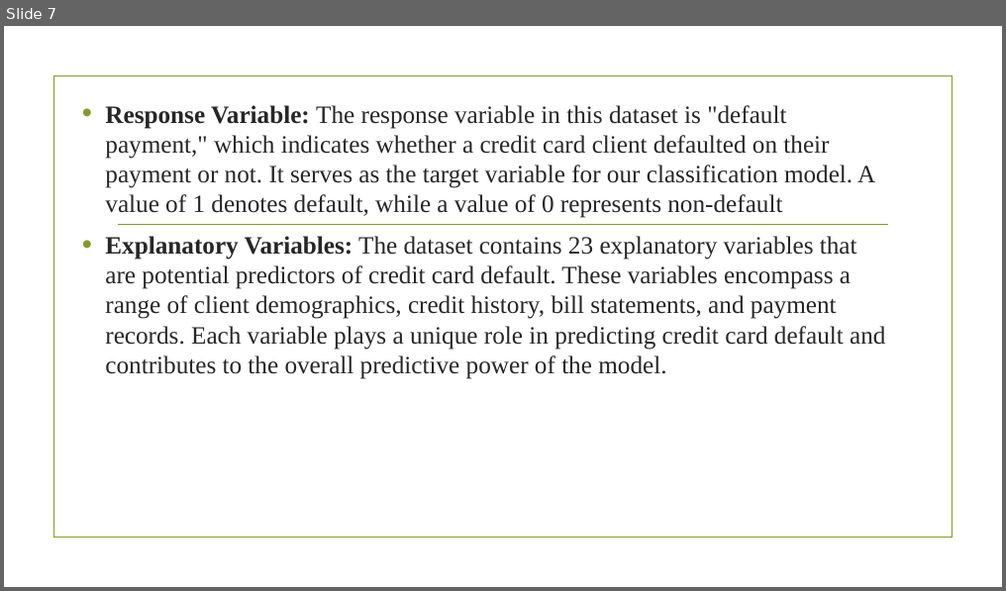
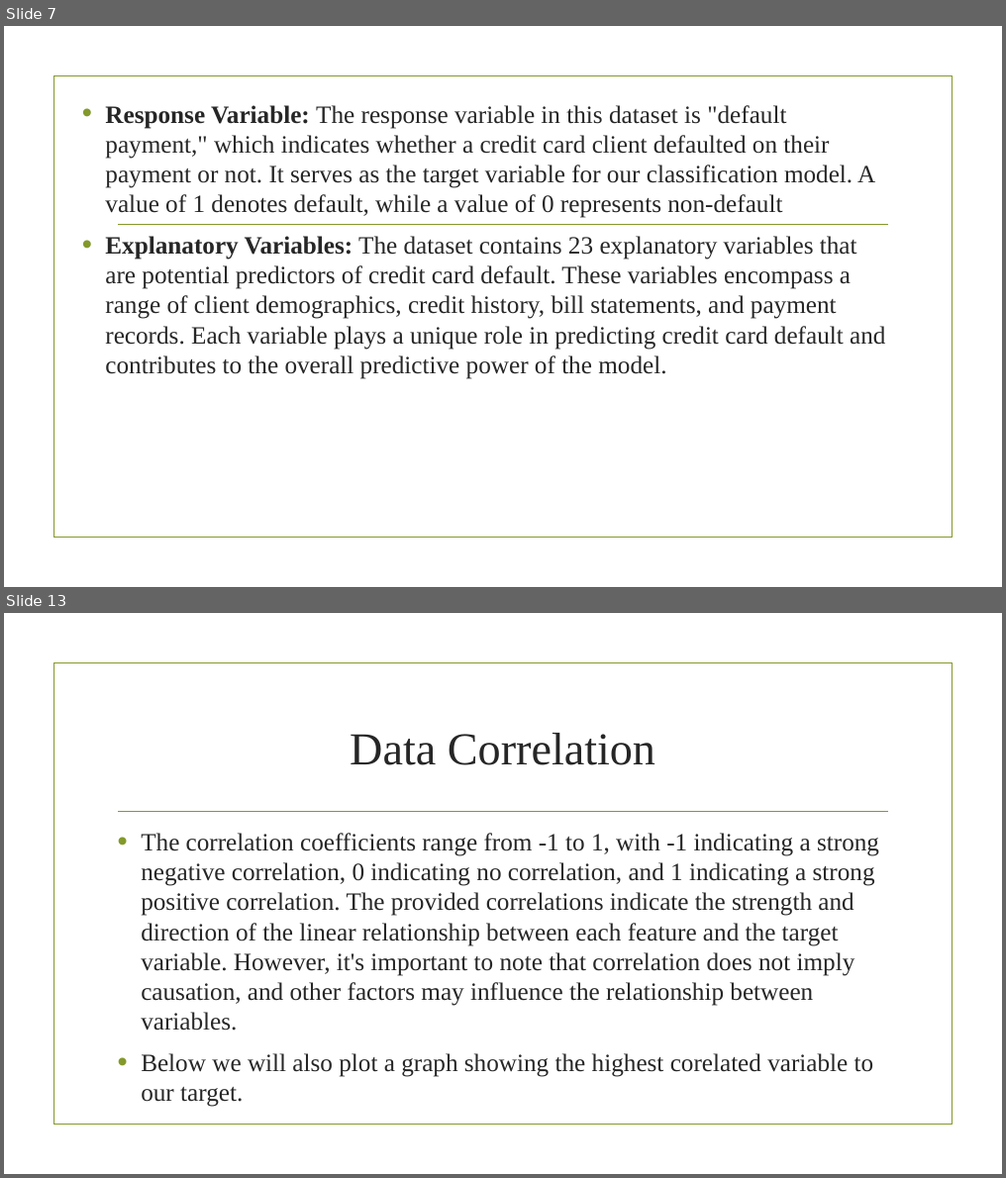
Before and after one commit to Imacharia/Default_predictor, a slide deck: CREDIT CARD DEFAULT PREDICTION.pptx. Shown one above the other, each under a label of ours: slide 7 before the commit, slides 7 and 13 after it; the slides between them are not shown. The pictures are 1006x591 and 1006x1178 pixels, drawn with LibreOffice and Linux fonts; fonts in the diff are those of the drawing; background and template pictures are left out. Boxes give left, top, right and bottom in pixels: in the first picture for what was removed or moved away, otherwise in the second. Text is boxed around its words. In the diff, an @@ line names an element or a change of style, - is before the commit and + after.

```diff
--- a/CREDIT CARD DEFAULT PREDICTION.pptx
+++ b/CREDIT CARD DEFAULT PREDICTION.pptx
@@ slide 13 added at (4, 613, 1002, 1174), background picture (left out); not listed: 2 template elements that a slide beside it also shows @@
@@ title added at (350, 733, 655, 765), 44 pt, text #262626 @@
+Data Correlation
@@ text added at (141, 833, 879, 1107), 24 pt, text #262626 @@
+• The correlation coefficients range from -1 to 1, with -1 indicating a strong negative correlation, 0 indicating no correlation, and 1 indicating a strong positive correlation. The provided correlations indicate the strength and direction of the linear relationship between each feature and the target variable. However, it's important to note that correlation does not imply causation, and other factors may influence the relationship between variables.
+• Below we will also plot a graph showing the highest corelated variable to our target.
```
Also in this commit, not shown: 13 other slides added, 1 slide removed, 43 other files.
